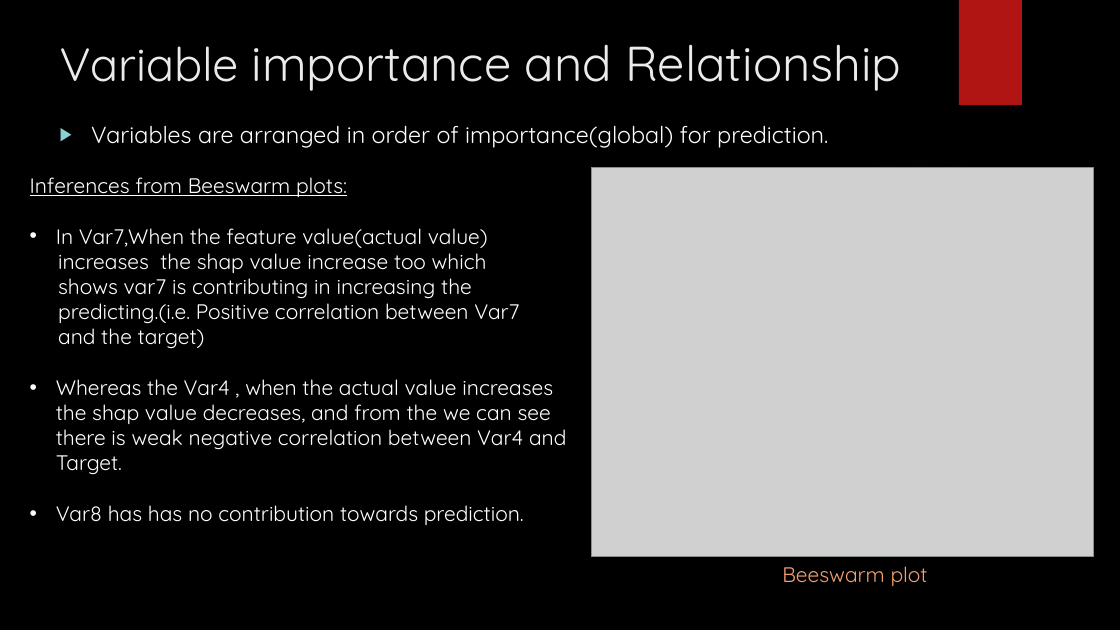
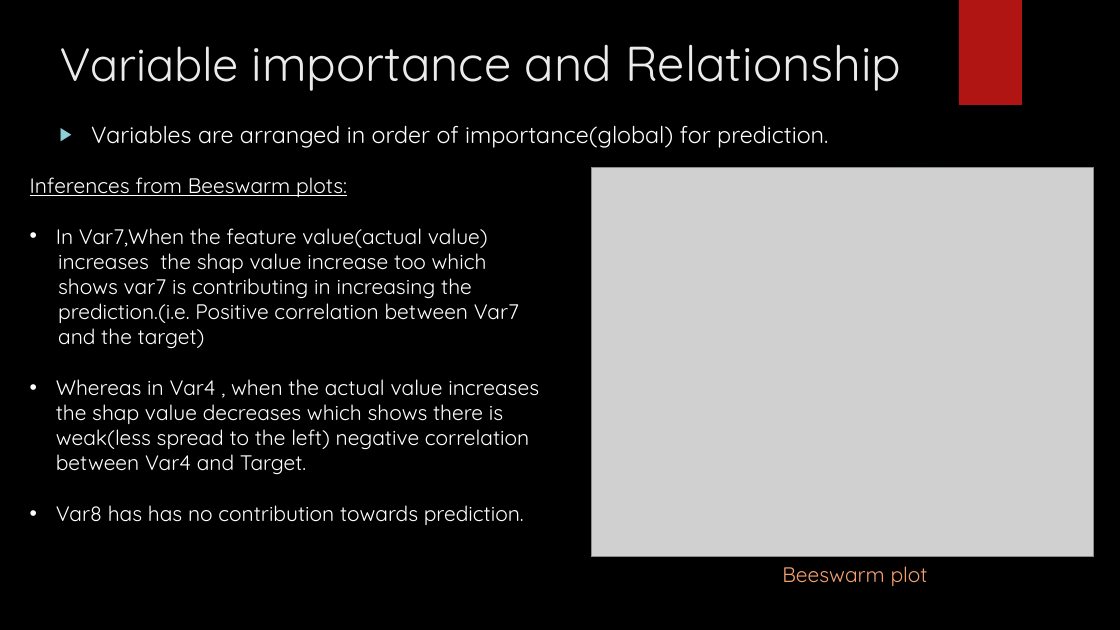
Before and after one commit to bb1810/SHAP-_-Interpreting-models, a slide deck: slide 7 of Shap ppt.pptx. Drawn at 1120x630 pixels with LibreOffice and Linux fonts; fonts in the diff are those of the drawing; grey boxes stand for pictures; background and template pictures are left out. Boxes give left, top, right and bottom in pixels: in the first picture for what was removed or moved away, otherwise in the second. Text is boxed around its words. In the diff, an @@ line names an element or a change of style, - is before the commit and + after.

```diff
--- a/Shap ppt.pptx
+++ b/Shap ppt.pptx
@@ text at bbox=[58, 298, 519, 323]: text changed @@
-predicting.(i.e. Positive correlation between Var7
+prediction.(i.e. Positive correlation between Var7
@@ text at bbox=[56, 379, 539, 474]: text changed @@
-• Whereas the Var4 , when the actual value increases the shap value decreases, and from the we can see there is weak negative correlation between Var4 and Target.
+• Whereas in Var4 , when the actual value increases the shap value decreases which shows there is weak(less spread to the left) negative correlation between Var4 and Target.
```
Also in this commit, not shown: 1 other slide changed.
